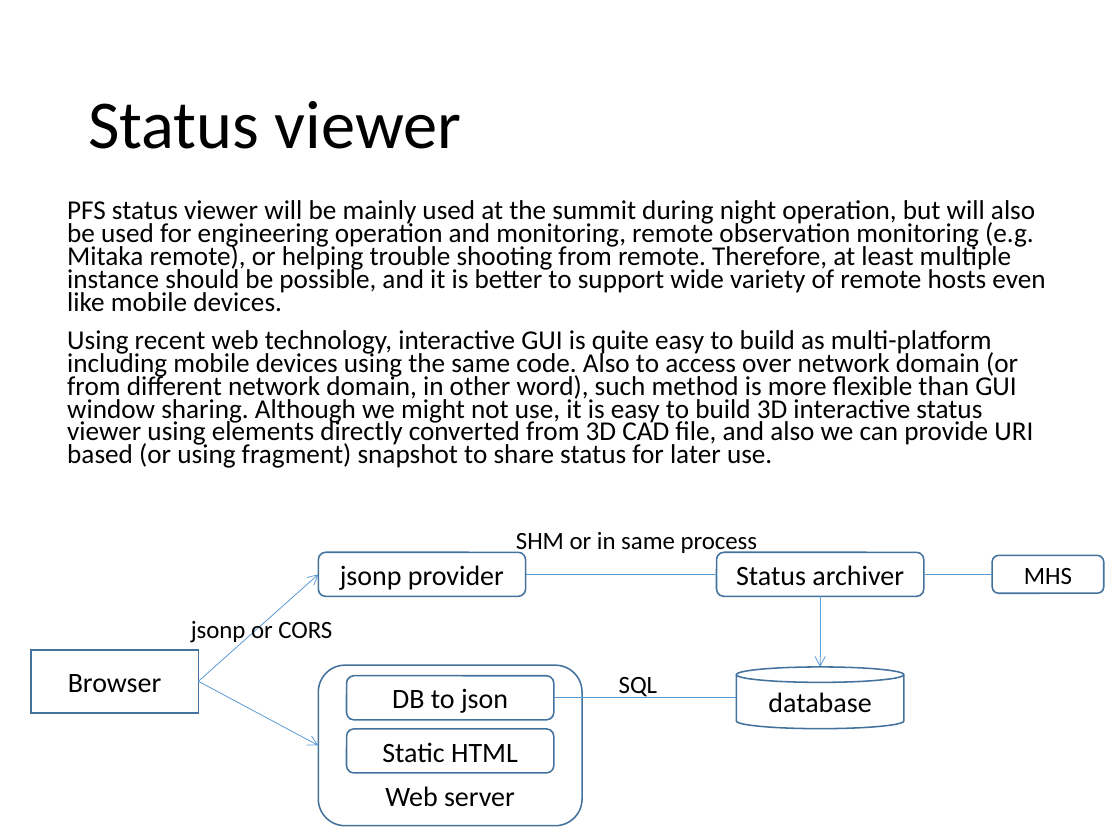
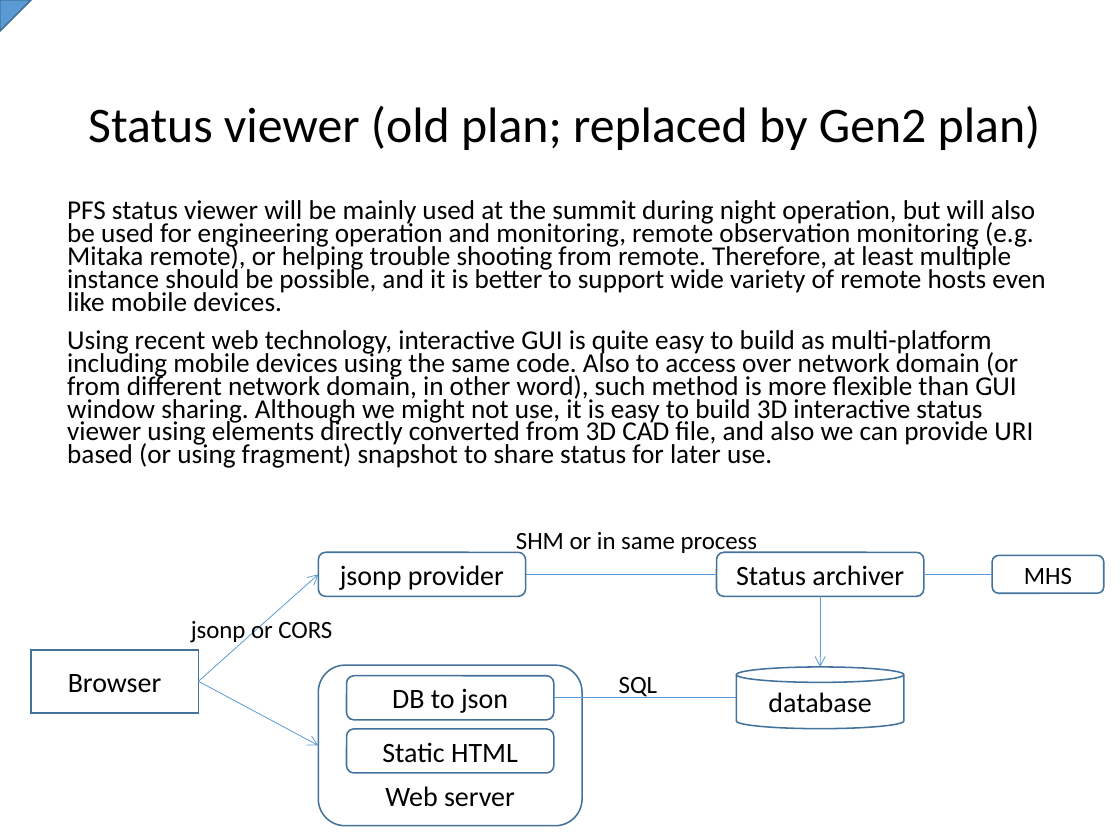
Before and after one commit to Subaru-PFS/ics_doc, a slide deck: slide 11 of SSN-00029.pptx (slide 98 before the commit). Drawn at 1120x840 pixels with LibreOffice and Linux fonts; fonts in the diff are those of the drawing. Boxes give left, top, right and bottom in pixels: in the first picture for what was removed or moved away, otherwise in the second. Text is boxed around its words. In the diff, an @@ line names an element or a change of style, - is before the commit and + after.

```diff
--- a/SSN-00029.pptx
+++ b/SSN-00029.pptx
@@ freeform shape added at (x1=0, y1=0, x2=31, y2=31), fill #5B9BD5, outline #43739E 1 pt @@
@@ title at (x1=88, y1=106, x2=1041, y2=150): text changed; size 44 to 32 pt @@
-Status viewer
+Status viewer (old plan; replaced by Gen2 plan)
```
Also in this commit, not shown: 15 other slides changed, 8 slides added, 5 slides removed.
